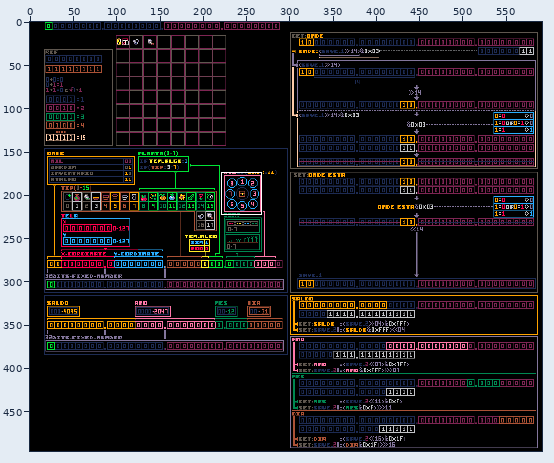
Two versions of one pixel-art file, Assets e Referências/Save.aseprite. The picture above shows the old version from afar; the outline marks the close-up.
Close-up. First the earlier version:
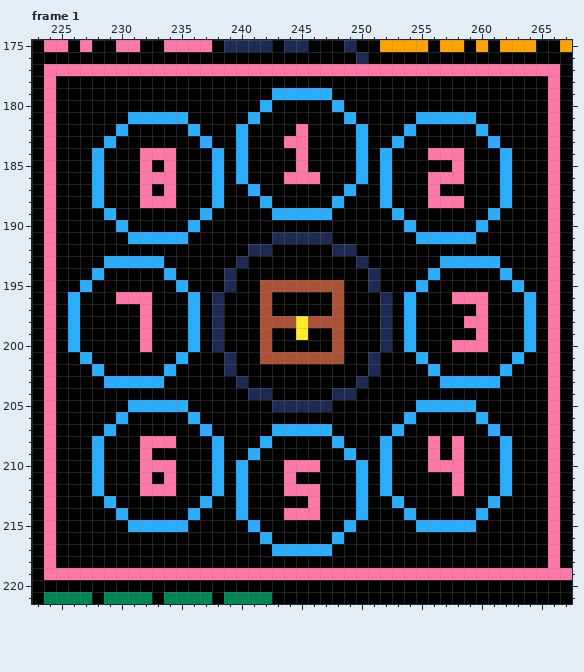
592x496 pixels, 8 frames. Shown: frame 1: x 223..267, y 175..221. The commit also changed other frames or places, which this record leaves out.
Once edited:
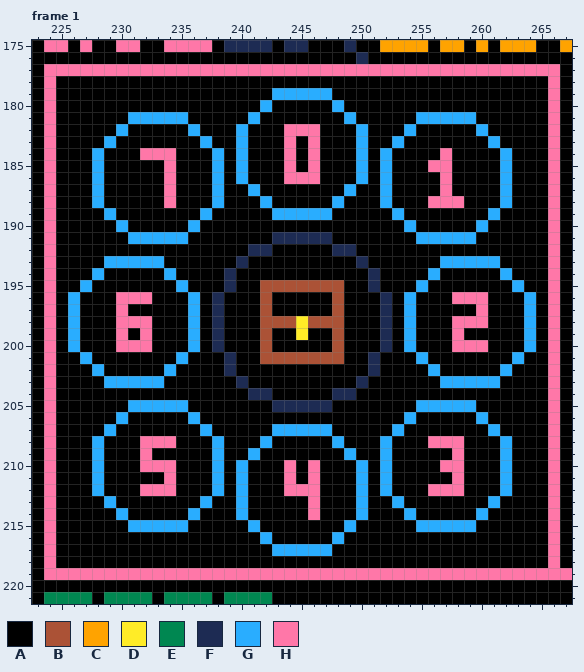
Palette (. is transparent): A #000000  B #ab5236  C #ffa300  D #ffec27  E #008751  F #1d2b53  G #29adff  H #ff77a8
What changed:
Frame 1, layers "Mapa", "Background":
y 182: x 244 A -> H; x 246 A -> H
y 183: x 245..246 HA -> AH
y 184: x 244..246 AHA -> HAH; x 256 H -> A; x 258 H -> A
y 185: x 232 H -> A; x 244..246 AHA -> HAH; x 256..258 AAH -> HHA
y 186: x 232..233 HH -> AA; x 256 H -> A; x 258 H -> A
y 187: x 232 H -> A; x 256..257 HA -> AH
y 188: x 232..233 HH -> AA
y 197: x 230 A -> H; x 232 H -> A
y 198: x 230..231 AA -> HH; x 258 A -> H
y 199: x 230 A -> H; x 258 A -> H; x 260 H -> A
y 200: x 230..231 AA -> HH
y 208: x 257 A -> H
y 209: x 256 H -> A
y 210: x 245 H -> A; x 256 H -> A
y 211: x 232 H -> A; x 246 A -> H
y 212: x 256..257 AA -> HH
y 214: x 244..245 HH -> AA
Pixel boxes of the changes (left, top, right, bottom) in both close-ups:
changed: (284, 124, 320, 172)
changed: (428, 148, 464, 196)
changed: (140, 160, 164, 208)
changed: (116, 304, 152, 352)
changed: (452, 316, 488, 340)
changed: (428, 436, 452, 496)
changed: (284, 460, 320, 520)
changed: (140, 472, 152, 484)
